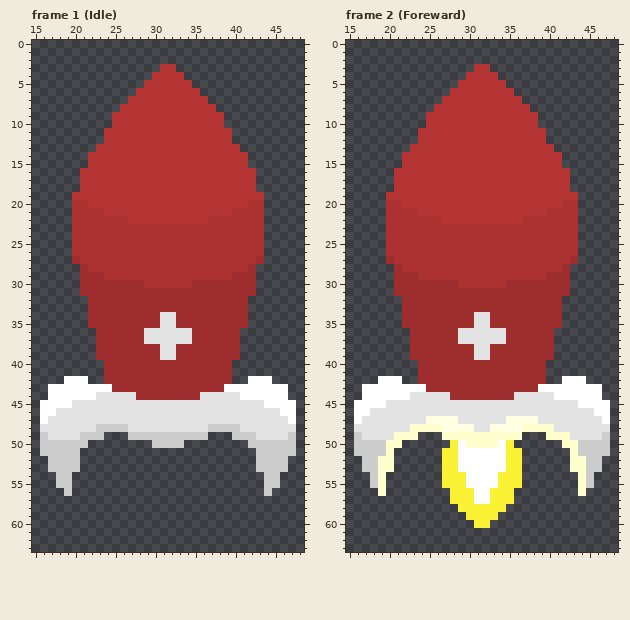
Two states of a pixel-art file, public/assets/sprite_rocket.aseprite. The first picture shows the starting point.
64x64 pixels, 9 frames. Colours within 5 levels of each other are drawn and written as one. Shown: frame 1 (Idle): x 15..48, y 0..63; frame 2 (Foreward): x 15..48, y 0..63. The commit also changed other frames, which this record leaves out.
New version:
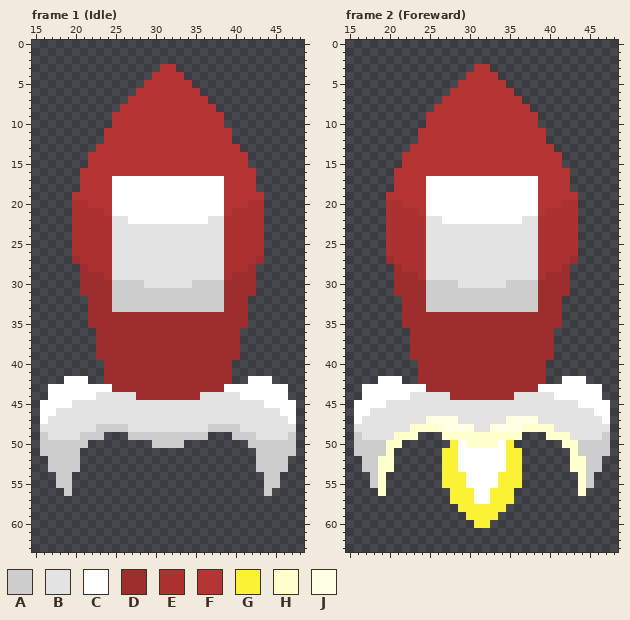
Palette (. is transparent): A #cdcdcd  B #e3e3e3  C #ffffff  D #9e2e2e  E #ac3232  F #b53535  G #fbf236  H #ffffcd  J #ffffe3
Difference:
layer "Layer 3" added
Frame 1 (Idle), layers "Layer 3", "Rocket":
y 17..21: x 25..38 FFFFFFFFFFFFFF -> CCCCCCCCCCCCCC
y 22: x 25..38 EEFFFFFFFFFFEE -> BBCCCCCCCCCCBB
y 23..29: x 25..38 EEEEEEEEEEEEEE -> BBBBBBBBBBBBBB
y 30: x 25..38 DDDDEEEEEEDDDD -> AAAABBBBBBAAAA
y 31..33: x 25..38 DDDDDDDDDDDDDD -> AAAAAAAAAAAAAA
y 34..35: x 31..32 BB -> DD
y 36..37: x 29..34 BBBBBB -> DDDDDD
y 38..39: x 31..32 BB -> DD
Frame 2 (Foreward), layers "Layer 3", "Rocket": the same change as frame 1 (Idle)
Boxes around the changes in both pictures, in picture pixels (x1, y1, x2, y2):
changed: (112, 176, 224, 360)
changed: (426, 176, 538, 360)
